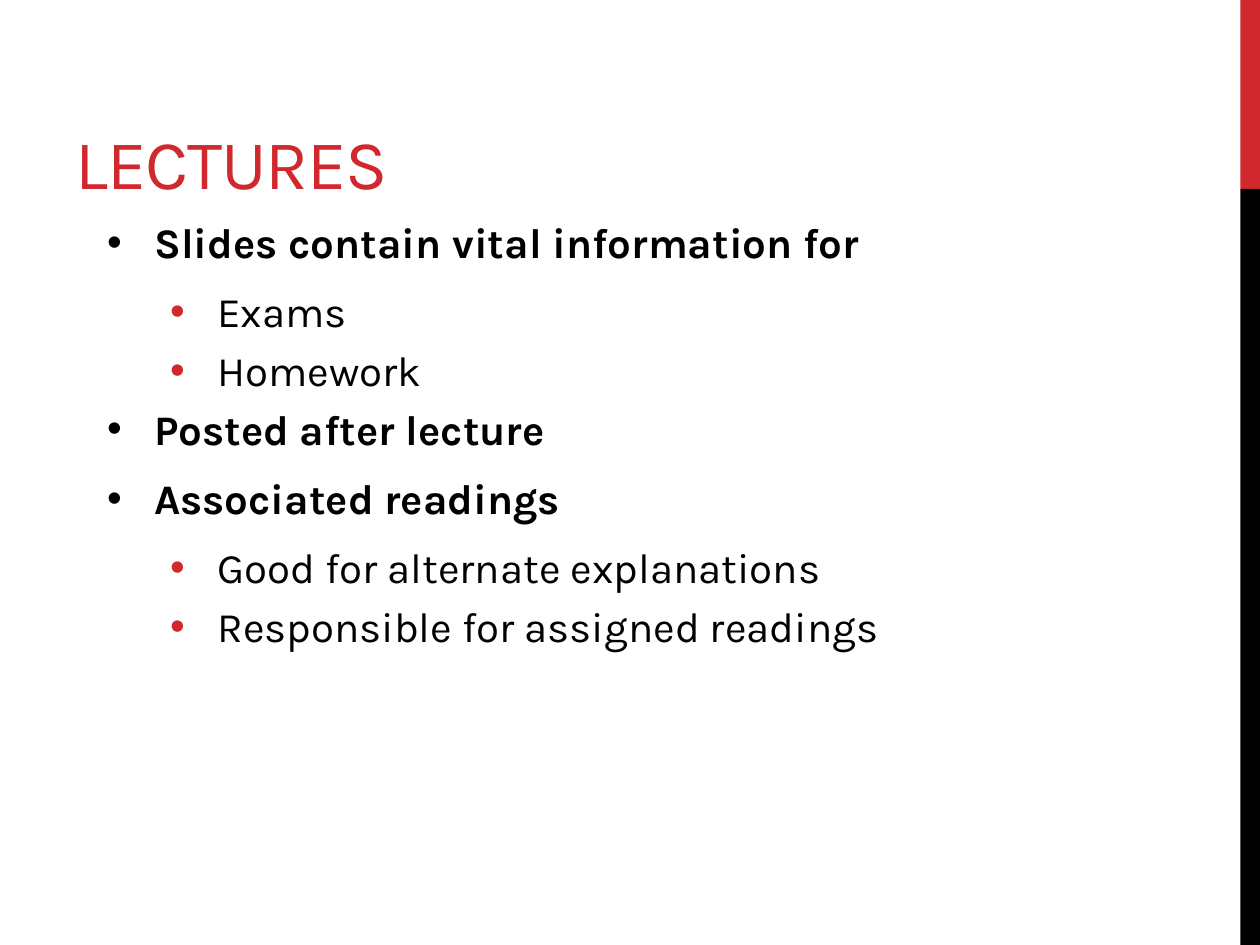
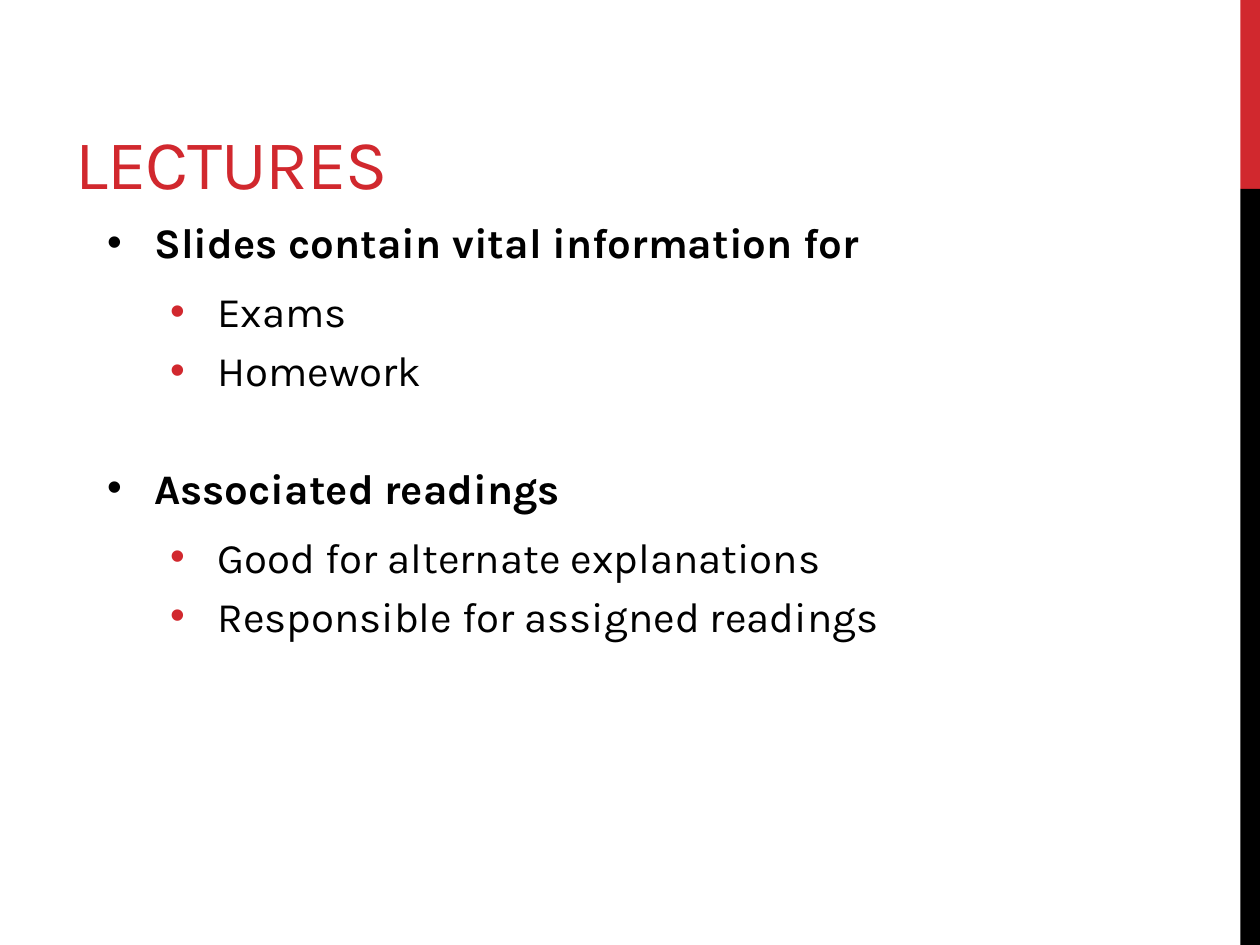
Before and after one commit to mahmoudparsian/data-warehousing, a slide deck: slide 16 of syllabus/week-01-intro-to-Data-Warehousing/2-course-outline-and-intro-to-DW/course_outline_and_DW_concepts/01_introduction_to_DW_course.pptx. Drawn at 1260x945 pixels with LibreOffice and Linux fonts; fonts in the diff are those of the drawing. Boxes give left, top, right and bottom in pixels: in the first picture for what was removed or moved away, otherwise in the second. Text is boxed around its words. In the diff, an @@ line names an element or a change of style, - is before the commit and + after.

```diff
--- a/syllabus/week-01-intro-to-Data-Warehousing/2-course-outline-and-intro-to-DW/course_outline_and_DW_concepts/01_introduction_to_DW_course.pptx
+++ b/syllabus/week-01-intro-to-Data-Warehousing/2-course-outline-and-intro-to-DW/course_outline_and_DW_concepts/01_introduction_to_DW_course.pptx
@@ text at (x1=154, y1=416, x2=545, y2=446): paragraph removed @@
-• Posted after lecture
```
Also in this commit, not shown: 4 other slides changed, 1 slide removed.
